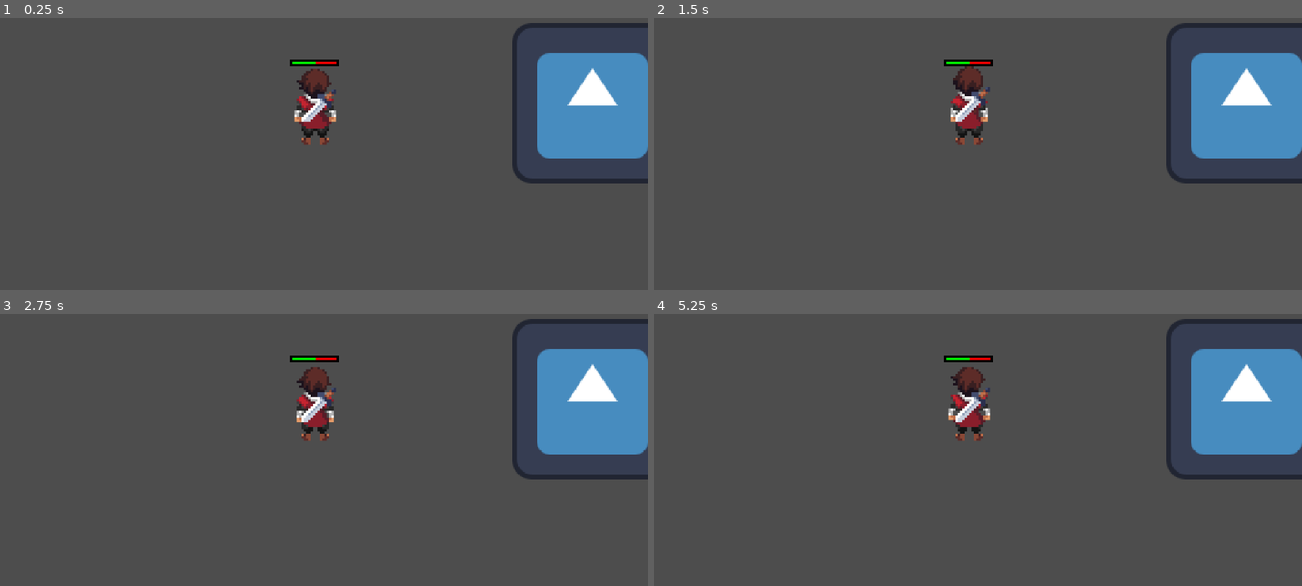
Above: before the commit, frames 1-4 (two rows, left to right).
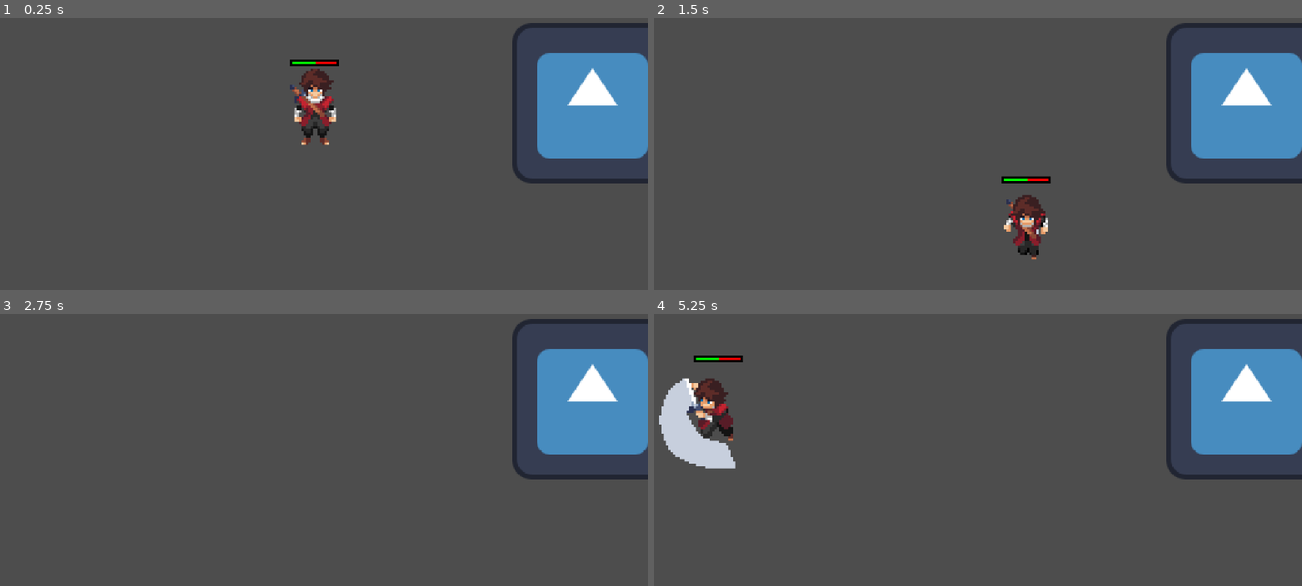
Above: after the commit, the same moments.

Repository: inthecrowsnest/AUG2025_BrackeyJam_REAL
Game: Godot game, scene res://Scenes/Main.tscn
Two runs of this game, one before a commit and one after it. Both use one fixed random seed, a clock stepped at 60 frames per second and the inputs below. The engine's default icon, where the game draws it, is replaced by a stand-in: a white triangle on a blue panel in a dark square.
Inputs (mouse positions are in pixels of both pictures, inside the frame that each line leads up to):
- Up to frame 1 (0.25 s): no input
- Up to frame 2 (1.5 s): move the mouse to (1114, 83) at 0.52 s; press the mouse at (1114, 83) at 0.53 s; hold Right (right) 0.53-1.28 s; move the mouse to (835, 121) at 1.27 s; release the mouse at (835, 121) at 1.28 s; hold Down (down) from 1.28 s (still down); tap Space (dash) at 1.35 s
- Up to frame 3 (2.75 s): move the mouse to (382, 316) at 2.02 s; release Down (down) at 2.03 s; press the mouse at (382, 316) at 2.03 s; hold Right (right) from 2.03 s (still down)
- Up to frame 4 (5.25 s): tap Enter at 2.75 s; move the mouse to (939, 474) at 2.77 s; release Right (right) at 2.78 s; release the mouse at (939, 474) at 2.78 s; hold Up (up) 2.78-3.53 s; tap Space (dash) at 2.85, 4.35 s; move the mouse to (1165, 455) at 3.52 s; press the mouse at (1165, 455) at 3.53 s; hold A (left) 3.53-5.03 s; move the mouse to (770, 343) at 4.27 s; release the mouse at (770, 343) at 4.28 s; move the mouse to (1003, 398) at 5.02 s; press the mouse at (1003, 398) at 5.03 s; hold Down (down) from 5.03 s (still down)

The runs differ from the first frame. In frame 1, 0.8% of the frame differs, in the area x 44-52%, y 19-47%; in frame 2, 2.5%; in frame 3, 1.3%; in frame 4, 4.3%, in the area x 0-53%, y 15-57%.
Error before the commit: Parse Error: Function "_change_directions()" not found in base self. (res://Scripts/Statemachine)

Commit message:
fix issue

Diff:
--- a/Scenes/CharacterComponents/Player.tscn
+++ b/Scenes/CharacterComponents/Player.tscn
@@ -1,6 +1,4 @@
-
-[gd_scene load_steps=21 format=3 uid="uid://dm44txshdulyl"]
-
+[gd_scene load_steps=57 format=3 uid="uid://dm44txshdulyl"]
 
 [ext_resource type="Script" uid="uid://bkmt5u0efj8e" path="res://Scripts/playerController.gd" id="1_2xyk0"]
 [ext_resource type="PackedScene" uid="uid://c6qnvbpklxjtg" path="res://healthBar.tscn" id="2_tb0jd"]
@@ -370,6 +368,66 @@
 "values": [0, 1, 2]
 }
 
+[sub_resource type="Animation" id="Animation_bl060"]
+resource_name = "hurt_left"
+length = 0.60002
+loop_mode = 1
+step = 0.2
+tracks/0/type = "value"
+tracks/0/imported = false
+tracks/0/enabled = true
+tracks/0/path = NodePath("Sprite:animation")
+tracks/0/interp = 1
+tracks/0/loop_wrap = true
+tracks/0/keys = {
+"times": PackedFloat32Array(0),
+"transitions": PackedFloat32Array(1),
+"update": 1,
+"values": [&"hurt_left"]
+}
+tracks/1/type = "value"
+tracks/1/imported = false
+tracks/1/enabled = true
+tracks/1/path = NodePath("Sprite:frame")
+tracks/1/interp = 1
+tracks/1/loop_wrap = true
+tracks/1/keys = {
+"times": PackedFloat32Array(0, 0.2, 0.4),
+"transitions": PackedFloat32Array(1, 1, 1),
+"update": 1,
+"values": [0, 1, 2]
+}
+
+[sub_resource type="Animation" id="Animation_6fmtf"]
+resource_name = "hurt_right"
+length = 0.60002
+loop_mode = 1
+step = 0.2
+tracks/0/type = "value"
+tracks/0/imported = false
+tracks/0/enabled = true
+tracks/0/path = NodePath("Sprite:animation")
+tracks/0/interp = 1
+tracks/0/loop_wrap = true
+tracks/0/keys = {
+"times": PackedFloat32Array(0),
+"transitions": PackedFloat32Array(1),
+"update": 1,
+"values": [&"hurt_right"]
+}
+tracks/1/type = "value"
+tracks/1/imported = false
+tracks/1/enabled = true
+tracks/1/path = NodePath("Sprite:frame")
+tracks/1/interp = 1
+tracks/1/loop_wrap = true
+tracks/1/keys = {
+"times": PackedFloat32Array(0, 0.2, 0.4),
+"transitions": PackedFloat32Array(1, 1, 1),
+"update": 1,
+"values": [0, 1, 2]
+}
+
 [sub_resource type="Animation" id="Animation_snixs"]
 resource_name = "hurt_up"
 length = 0.60002
@@ -638,66 +696,6 @@
 "transitions": PackedFloat32Array(1, 1, 1, 1, 1, 1, 1, 1),
 "update": 1,
 "values": [0, 1, 2, 3, 4, 5, 6, 7]
-}
-
-[sub_resource type="Animation" id="Animation_bl060"]
-resource_name = "hurt_left"
-length = 0.60002
-loop_mode = 1
-step = 0.2
-tracks/0/type = "value"
-tracks/0/imported = false
-tracks/0/enabled = true
-tracks/0/path = NodePath("Sprite:animation")
-tracks/0/interp = 1
-tracks/0/loop_wrap = true
-tracks/0/keys = {
-"times": PackedFloat32Array(0),
-"transitions": PackedFloat32Array(1),
-"update": 1,
-"values": [&"hurt_left"]
-}
-tracks/1/type = "value"
-tracks/1/imported = false
-tracks/1/enabled = true
-tracks/1/path = NodePath("Sprite:frame")
-tracks/1/interp = 1
-tracks/1/loop_wrap = true
-tracks/1/keys = {
-"times": PackedFloat32Array(0, 0.2, 0.4),
-"transitions": PackedFloat32Array(1, 1, 1),
-"update": 1,
-"values": [0, 1, 2]
-}
-
-[sub_resource type="Animation" id="Animation_6fmtf"]
-resource_name = "hurt_right"
-length = 0.60002
-loop_mode = 1
-step = 0.2
-tracks/0/type = "value"
-tracks/0/imported = false
-tracks/0/enabled = true
-tracks/0/path = NodePath("Sprite:animation")
-tracks/0/interp = 1
-tracks/0/loop_wrap = true
-tracks/0/keys = {
-"times": PackedFloat32Array(0),
-"transitions": PackedFloat32Array(1),
-"update": 1,
-"values": [&"hurt_right"]
-}
-tracks/1/type = "value"
-tracks/1/imported = false
-tracks/1/enabled = true
-tracks/1/path = NodePath("Sprite:frame")
-tracks/1/interp = 1
-tracks/1/loop_wrap = true
-tracks/1/keys = {
-"times": PackedFloat32Array(0, 0.2, 0.4),
-"transitions": PackedFloat32Array(1, 1, 1),
-"update": 1,
-"values": [0, 1, 2]
 }
 
 [sub_resource type="AnimationLibrary" id="AnimationLibrary_snixs"]
--- a/Scenes/enemy_test_scene.tscn
+++ b/Scenes/enemy_test_scene.tscn
@@ -18,6 +18,5 @@
 position = Vector2(618, 163)
 navigation_polygon = SubResource("NavigationPolygon_dpxgf")
 
-[node name="Ranged Enemy" parent="." node_paths=PackedStringArray("goal") instance=ExtResource("2_dpxgf")]
+[node name="Ranged Enemy" parent="." instance=ExtResource("2_dpxgf")]
 position = Vector2(280, 200)
-goal = NodePath("../CharacterBody2D")
--- a/Scripts/Statemachine Scripts/Player States/moveState.gd
+++ b/Scripts/Statemachine Scripts/Player States/moveState.gd
@@ -30,8 +30,8 @@
 	if input_direction == Vector2.ZERO:
 		return idleState
 
-	_change_directions(Vector2(round(input_direction.x), round(input_direction.y)))
-	#_change_directions(input_direction)
+	_check_if_should_flip(input_direction.y)
+
 
 	return null
 
